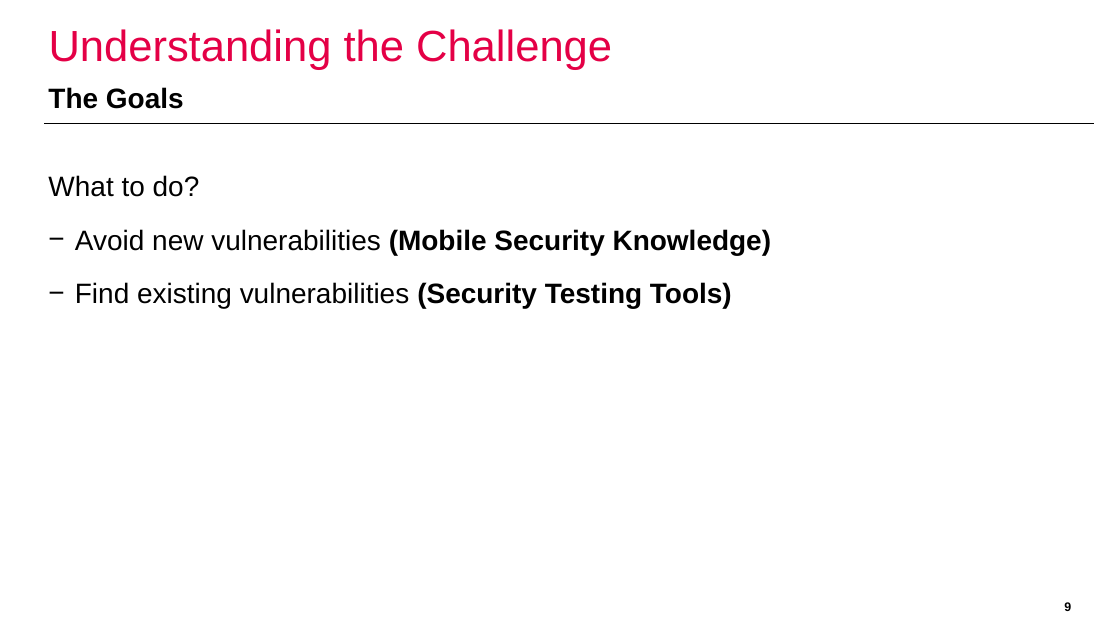
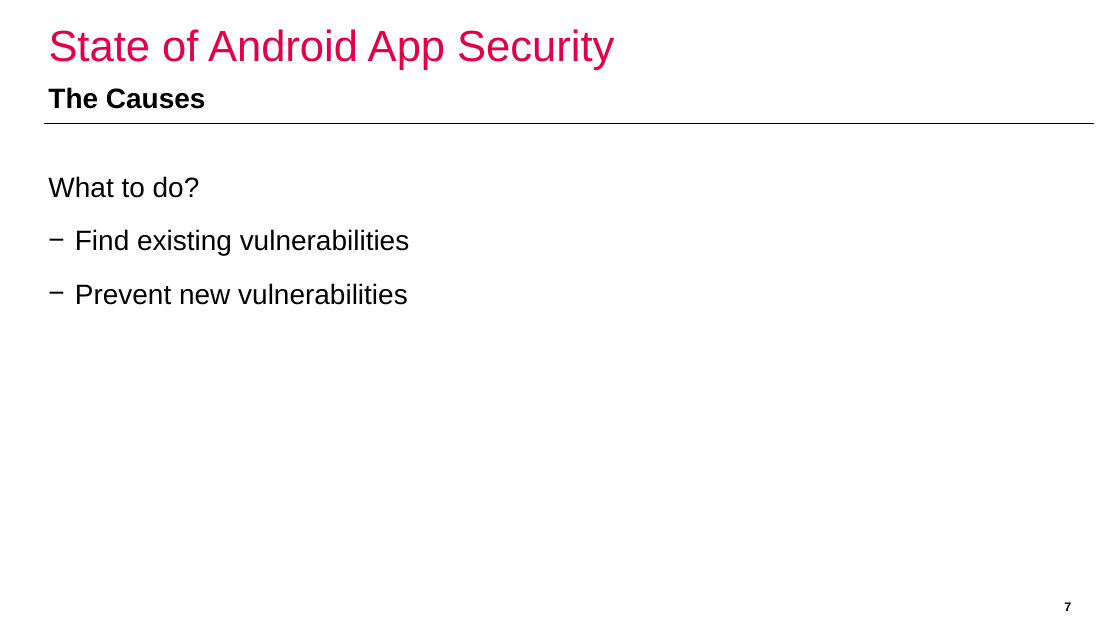
Before and after one commit to domi-cmd/Reference_Application_for_OWASP_MASTG, a slide deck: slide 7 of dev_documents/presentation/ba_thesis_presentation_kronig.pptx (slide 9 before the commit). Drawn at 1120x630 pixels with LibreOffice and Linux fonts; fonts in the diff are those of the drawing; background and template pictures are left out. Boxes give left, top, right and bottom in pixels: in the first picture for what was removed or moved away, otherwise in the second. Text is boxed around its words. In the diff, an @@ line names an element or a change of style, - is before the commit and + after.

```diff
--- a/dev_documents/presentation/ba_thesis_presentation_kronig.pptx
+++ b/dev_documents/presentation/ba_thesis_presentation_kronig.pptx
@@ title at [49,29,614,70]: text changed @@
-Understanding the Challenge
+State of Android App Security
@@ text at [48,87,206,109]: text changed @@
-The Goals
+The Causes
@@ text at [75,229,410,305]: text changed @@
-− Avoid new vulnerabilities (Mobile Security Knowledge)
-− Find existing vulnerabilities (Security Testing Tools)
+− Find existing vulnerabilities
+− Prevent new vulnerabilities
@@ page number at [1064,602,1071,611]: text changed @@
-9
+7
```
Also in this commit, not shown: 9 other slides changed, 1 slide removed.
